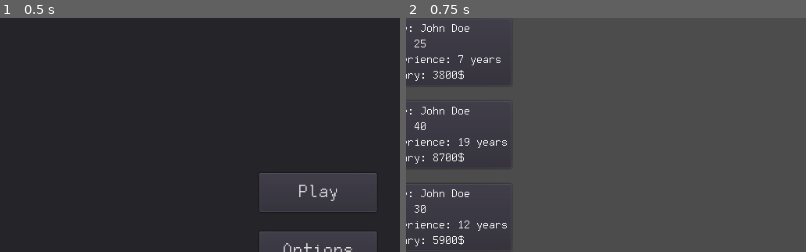
Above: before the commit, frames 1-2 (left to right).
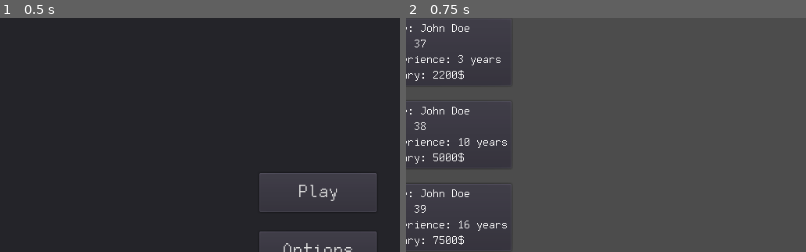
Above: after the commit, the same moments.

Repository: killercho/sign-here
Game: Godot game, scene res://scenes/menu.tscn
Two runs of this game, one before a commit and one after it. Both use one fixed random seed, a clock stepped at 60 frames per second and the inputs below. The engine's default icon, where the game draws it, is replaced by a stand-in: a white triangle on a blue panel in a dark square.
Inputs:
- Up to frame 1 (0.5 s): no input
- Up to frame 2 (0.75 s): click "Play" at 0.5 s
The pictures show only the part of the screen within x 10-60%, y 0-50%; the shares and areas given below are measured in that part.

Frame 1 is identical in both runs. In frame 2, 0.3% of the frame differs, in the area x 2-16%, y 9-97%.

Commit message:
Split UI logic and employee logic into two files

Diff:
--- a/project.godot
+++ b/project.godot
@@ -7,6 +7,16 @@
 ;   param=value ; assign values to parameters
 
 config_version=4
+
+_global_script_classes=[ {
+"base": "Reference",
+"class": "Employee",
+"language": "GDScript",
+"path": "res://scripts/employee.gd"
+} ]
+_global_script_class_icons={
+"Employee": ""
+}
 
 [application]
 
--- a/scenes/employee_card.tscn
+++ b/scenes/employee_card.tscn
@@ -22,6 +22,8 @@
 margin_bottom = 83.0
 
 [node name="Picture" type="TextureRect" parent="Split"]
+margin_right = 64.0
+margin_bottom = 76.0
 texture = ExtResource( 1 )
 __meta__ = {
 "_edit_use_anchors_": false
@@ -30,6 +32,7 @@
 [node name="Info" type="VBoxContainer" parent="Split"]
 margin_left = 68.0
 margin_right = 220.0
+margin_bottom = 76.0
 
 [node name="Name" type="Label" parent="Split/Info"]
 margin_right = 152.0
--- /dev/null
+++ b/scripts/employee.gd
@@ -0,0 +1,41 @@
+class_name Employee
+
+const MIN_AGE = 18
+const MAX_AGE = 40
+
+const MAX_EXPERIENCE = MAX_AGE - MIN_AGE
+
+const MIN_SALARY = 10
+const MAX_SALARY = 100
+const SALARY_MULTIPLIER = 100
+
+var rng = RandomNumberGenerator.new()
+var name: String
+var age: int
+var experience: int
+var monthly_salary: int
+
+func generate_name():
+	# Todo - Get names randomly from file
+	var f_name = "John"
+	var l_name = "Doe"
+	return f_name + " " + l_name
+
+func generate_age():
+	return rng.randi_range(MIN_AGE, MAX_AGE)
+
+func generate_experience():
+	var experience = rng.randi_range(0, MAX_EXPERIENCE)
+	if experience > age - MIN_AGE:
+		experience = age - MIN_AGE
+	return experience
+
+func generate_monthly_salary():
+	return int((float(experience) / float(MAX_EXPERIENCE)) * (MAX_SALARY - MIN_SALARY) + MIN_SALARY) * SALARY_MULTIPLIER
+
+func generate_stats():
+	rng.randomize()
+	name = generate_name()
+	age = generate_age()
+	experience = generate_experience()
+	monthly_salary = generate_monthly_salary()
--- a/scripts/employee_card.gd
+++ b/scripts/employee_card.gd
@@ -1,44 +1,16 @@
 extends PanelContainer
 
-const MIN_AGE = 18
-const MAX_AGE = 40
-
-const MAX_EXPERIENCE = MAX_AGE - MIN_AGE
-
-const MIN_SALARY = 10
-const MAX_SALARY = 100
-const SALARY_MULTIPLIER = 100
-
-var rng = RandomNumberGenerator.new()
-var employee_name: String
-var age: int
-var experience: int
-var monthly_salary: int
-
-func generate_name():
-	# Todo - Get names randomly from file
-	var f_name = "John"
-	var l_name = "Doe"
-	return f_name + " " + l_name
-
-func generate_stats():
-	rng.randomize()
-	employee_name = generate_name()
-	age = rng.randi_range(MIN_AGE, MAX_AGE)
-	experience = rng.randi_range(0, MAX_EXPERIENCE)
-	if experience > age - MIN_AGE:
-		experience = age - MIN_AGE
-	monthly_salary = int((float(experience) / float(MAX_EXPERIENCE)) * (MAX_SALARY - MIN_SALARY) + MIN_SALARY) * SALARY_MULTIPLIER
-
-func update_ui():
-	$Split/Info/Name.text = "Name: " + employee_name
+func update_ui(name, age, experience, monthly_salary):
+	$Split/Info/Name.text = "Name: " + name
 	$Split/Info/Age.text = "Age: " + String(age)
 	$Split/Info/Experience.text = "Experience: " + String(experience) + " years"
 	$Split/Info/Salary.text = "Salary: " + String(monthly_salary) + "$"
 
 func generate_employee():
-	generate_stats()
-	update_ui()
+	var employee = Employee.new()
+	employee.generate_stats()
+	update_ui(employee.name, employee.age, employee.experience, employee.monthly_salary)
+
 
 # Called when the node enters the scene tree for the first time.
 func _ready():
